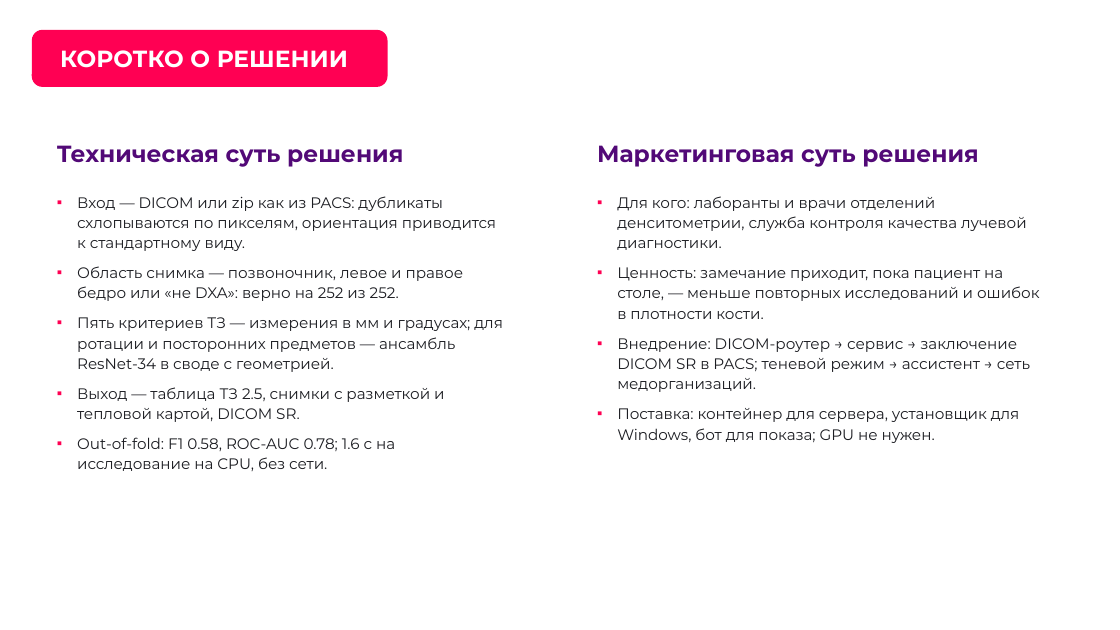
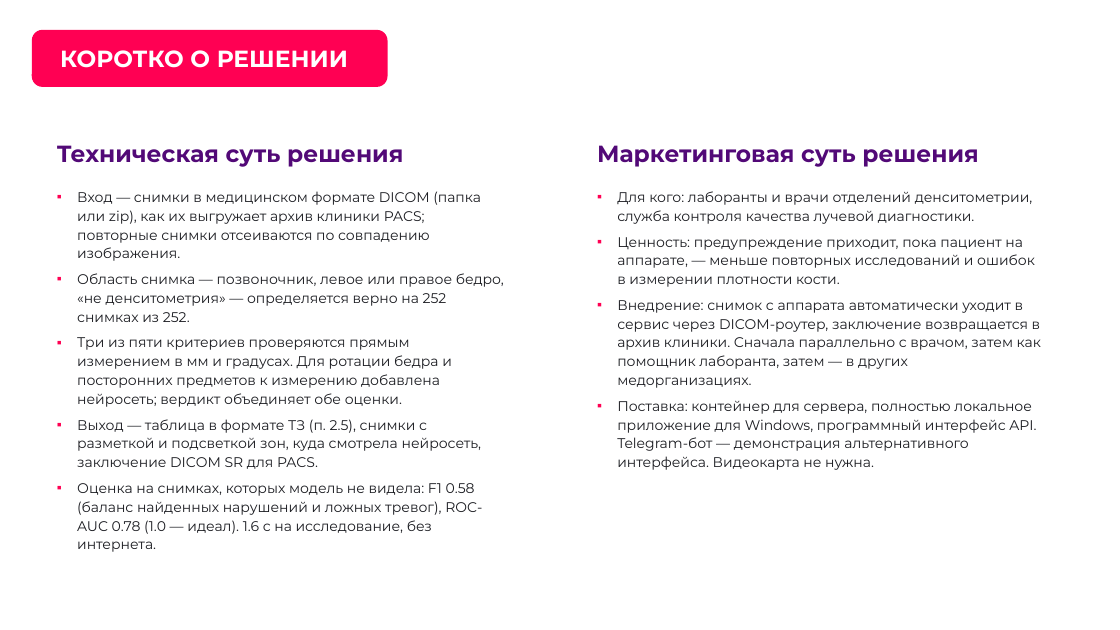
Before and after one commit to theorcos239/LCT_2026, a slide deck: slide 5 of docs/presentation/DXA_QC_pitch.pptx. Drawn at 1120x630 pixels with LibreOffice and Linux fonts; fonts in the diff are those of the drawing; background and template pictures are left out. Boxes give left, top, right and bottom in pixels: in the first picture for what was removed or moved away, otherwise in the second. Text is boxed around its words. In the diff, an @@ line names an element or a change of style, - is before the commit and + after.

```diff
--- a/docs/presentation/DXA_QC_pitch.pptx
+++ b/docs/presentation/DXA_QC_pitch.pptx
@@ text at (77,191,504,552): text changed; size 13 to 12 pt @@
-▪ Вход — DICOM или zip как из PACS: дубликаты схлопываются по пикселям, ориентация приводится к стандартному виду.
-▪ Область снимка — позвоночник, левое и правое бедро или «не DXA»: верно на 252 из 252.
-▪ Пять критериев ТЗ — измерения в мм и градусах; для ротации и посторонних предметов — ансамбль ResNet-34 в своде с геометрией.
-▪ Выход — таблица ТЗ 2.5, снимки с разметкой и тепловой картой, DICOM SR.
-▪ Out-of-fold: F1 0.58, ROC-AUC 0.78; 1.6 с на исследование на CPU, без сети.
+▪ Вход — снимки в медицинском формате DICOM (папка или zip), как их выгружает архив клиники PACS; повторные снимки отсеиваются по совпадению изображения.
+▪ Область снимка — позвоночник, левое или правое бедро, «не денситометрия» — определяется верно на 252 снимках из 252.
+▪ Три из пяти критериев проверяются прямым измерением в мм и градусах. Для ротации бедра и посторонних предметов к измерению добавлена нейросеть; вердикт объединяет обе оценки.
+▪ Выход — таблица в формате ТЗ (п. 2.5), снимки с разметкой и подсветкой зон, куда смотрела нейросеть, заключение DICOM SR для PACS.
+▪ Оценка на снимках, которых модель не видела: F1 0.58 (баланс найденных нарушений и ложных тревог), ROC-AUC 0.78 (1.0 — идеал). 1.6 с на исследование, без интернета.
@@ text at (617,191,1033,224): size 13 to 12 pt in "Для кого: лаборанты и врачи отделений денситометрии, ..."; less space between paragraphs @@
@@ text at (617,237,1041,470): text changed; size 13 to 12 pt @@
-▪ Ценность: замечание приходит, пока пациент на столе, — меньше повторных исследований и ошибок в плотности кости.
-▪ Внедрение: DICOM-роутер → сервис → заключение DICOM SR в PACS; теневой режим → ассистент → сеть медорганизаций.
-▪ Поставка: контейнер для сервера, установщик для Windows, бот для показа; GPU не нужен.
+▪ Ценность: предупреждение приходит, пока пациент на аппарате, — меньше повторных исследований и ошибок в измерении плотности кости.
+▪ Внедрение: снимок с аппарата автоматически уходит в сервис через DICOM-роутер, заключение возвращается в архив клиники. Сначала параллельно с врачом, затем как помощник лаборанта, затем — в других медорганизациях.
+▪ Поставка: контейнер для сервера, полностью локальное приложение для Windows, программный интерфейс API. Telegram-бот — демонстрация альтернативного интерфейса. Видеокарта не нужна.
```
Also in this commit, not shown: 23 other slides changed, 1 slide added, 1 slide removed, 32 other files.
